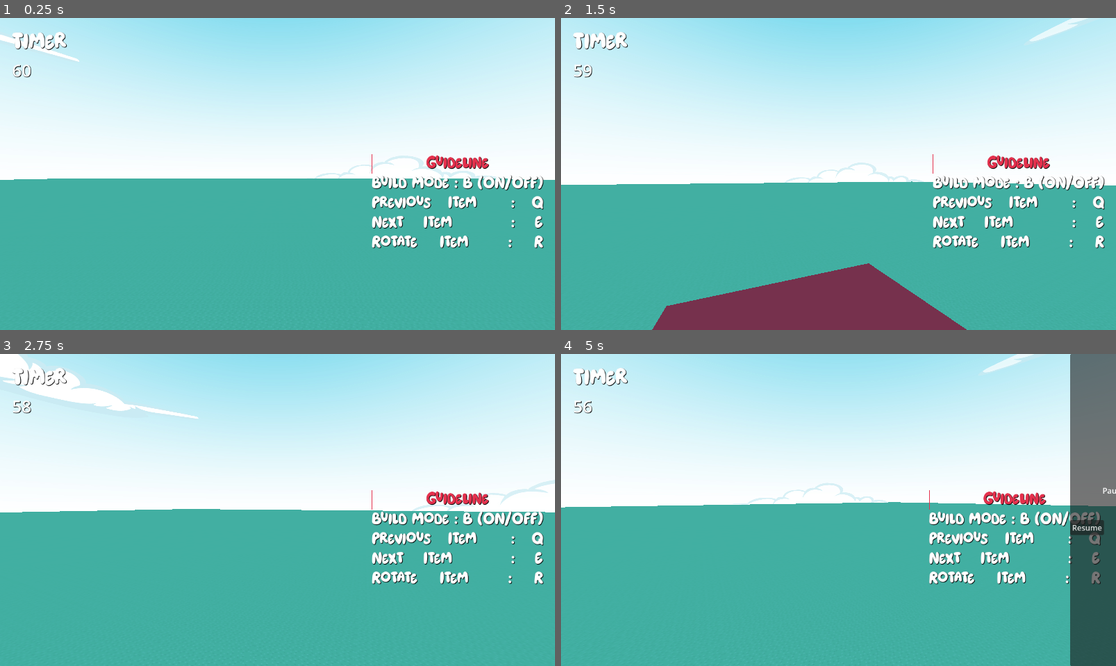
Above: before the commit, frames 1-4 (two rows, left to right).
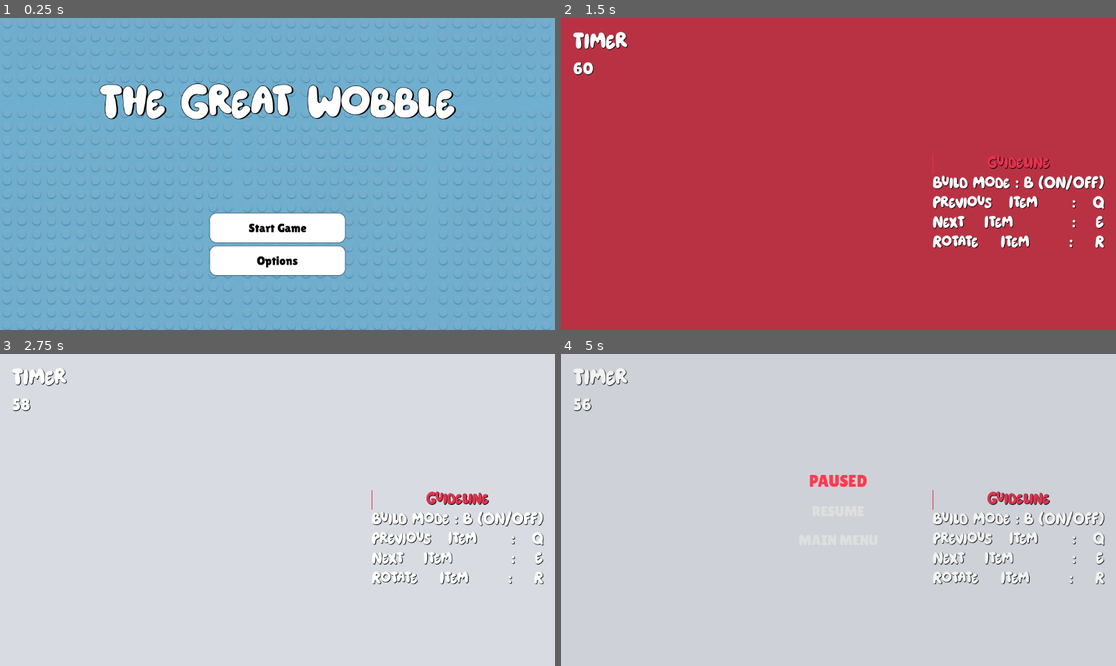
Above: after the commit, the same moments.

Repository: blissels/poly-quake-2
Game: Godot game, scene res://scenes/interface/main_menu.tscn
The game is run twice, just before and just after one commit, with the same random seed, the same clock (stepped at 60 frames per second) and the same inputs. Before the commit the project starts from res://scenes/world.tscn.
Inputs (mouse positions are in pixels of both pictures, inside the frame that each line leads up to):
- Up to frame 1 (0.25 s): no input
- Up to frame 2 (1.5 s): click (838, 227) at 0.5 s, where only the run after the commit has a clickable "Start Game"; move the mouse to (866, 174) at 1.27 s; hold W (forward) from 1.28 s (still down); tap B (build_mode) at 1.35 s
- Up to frame 3 (2.75 s): keep holding W (forward); tap Space (jump) at 1.52, 2.27 s; move the mouse to (249, 510) at 2.02 s; tap V (destroy_mode) at 2.1 s
- Up to frame 4 (5 s): keep holding W (forward); move the mouse to (849, 503) at 2.77 s; click (849, 503) at 2.85 s; tap Enter at 3.5 s; move the mouse to (832, 516) at 3.52 s; tap E (next_item) at 3.6 s; tap Space (jump) at 3.77, 4.52 s; move the mouse to (877, 513) at 4.27 s; tap Q (previous_item) at 4.35 s; tap Escape (ui_cancel) at 4.9 s

The runs differ from the first frame. In frame 1, 100% of the frame differs, in the area x 0-100%, y 0-100%; in frame 2, 98%; in frame 3, 87%; in frame 4, 99%.

Commit message:
pause menu, invisible wall
pause menu udah bisa, invisible wall dan fog udah include

Diff:
--- /dev/null
+++ b/assets/materials/transparent_material.tres
@@ -0,0 +1,5 @@
+[gd_resource type="StandardMaterial3D" format=3 uid="uid://dofy5xvwrc7kh"]
+
+[resource]
+transparency = 1
+albedo_color = Color(1, 1, 1, 0)
--- a/project.godot
+++ b/project.godot
@@ -11,7 +11,7 @@
 [application]
 
 config/name="PolyQuake 2"
-run/main_scene="uid://bpfqyhjyogrts"
+run/main_scene="uid://3mcjqf8a5fsl"
 config/features=PackedStringArray("4.6", "Mobile")
 
 [autoload]
@@ -94,7 +94,7 @@
 "events": [Object(InputEventKey,"resource_local_to_scene":false,"resource_name":"","device":-1,"window_id":0,"alt_press …(192 unchanged characters)…
 ]
 }
-main_menu={
+pause_game={
 "deadzone": 0.2,
 "events": [Object(InputEventKey,"resource_local_to_scene":false,"resource_name":"","device":-1,"window_id":0,"alt_press …(195 unchanged characters)…
 ]
--- a/scenes/interface/main_level.tscn
+++ b/scenes/interface/main_level.tscn
@@ -2,7 +2,7 @@
 
 [ext_resource type="Script" uid="uid://bogslaxn0f8ak" path="res://scripts/game_identity.gd" id="1_sgxla"]
 [ext_resource type="FontFile" uid="uid://4vik1q7ws6ls" path="res://assets/font/Heyam.ttf" id="2_ig700"]
-[ext_resource type="PackedScene" uid="uid://dky40vxtw6jfd" path="res://scenes/interface/pause_menu.tscn" id="3_ig700"]
+[ext_resource type="FontFile" uid="uid://diqwofc7mut43" path="res://assets/font/Lilita_One/LilitaOne-Regular.ttf" id="3_ig700"]
 
 [sub_resource type="StyleBoxLine" id="StyleBoxLine_ig700"]
 color = Color(0.8980392, 0.19215687, 0.3019608, 1)
@@ -56,6 +56,7 @@
 layout_mode = 2
 size_flags_vertical = 2
 theme_override_colors/font_shadow_color = Color(0, 0, 0, 1)
+theme_override_fonts/font = ExtResource("3_ig700")
 theme_override_font_sizes/font_size = 35
 vertical_alignment = 1
 
@@ -89,6 +90,3 @@
 Rotate Item	 : R
 "
 horizontal_alignment = 3
-
-[node name="PauseMenu" parent="HBoxContainer" unique_id=2128580778 groups=["pause_menu"] instance=ExtResource("3_ig700")]
-layout_mode = 2
--- a/scenes/interface/pause_menu.tscn
+++ b/scenes/interface/pause_menu.tscn
@@ -1,8 +1,17 @@
 [gd_scene format=3 uid="uid://dky40vxtw6jfd"]
 
 [ext_resource type="Script" uid="uid://dft1klkvjn3hx" path="res://scripts/pause_menu.gd" id="1_1rdxg"]
+[ext_resource type="FontFile" uid="uid://diqwofc7mut43" path="res://assets/font/Lilita_One/LilitaOne-Regular.ttf" id="2_pqqti"]
+
+[sub_resource type="StyleBoxFlat" id="StyleBoxFlat_mj702"]
+bg_color = Color(0.32941177, 0.32941177, 0.32941177, 0.078431375)
+
+[sub_resource type="StyleBoxEmpty" id="StyleBoxEmpty_6wt7b"]
+
+[sub_resource type="StyleBoxEmpty" id="StyleBoxEmpty_35s3h"]
 
 [node name="PauseMenu" type="Control" unique_id=2128580778]
+process_mode = 3
 layout_mode = 3
 anchors_preset = 15
 anchor_right = 1.0
@@ -18,27 +27,36 @@
 anchor_bottom = 1.0
 grow_horizontal = 2
 grow_vertical = 2
+theme_override_styles/panel = SubResource("StyleBoxFlat_mj702")
 
 [node name="VBoxContainer" type="VBoxContainer" parent="Control" unique_id=1481487329]
 layout_mode = 2
 size_flags_horizontal = 4
 size_flags_vertical = 4
-theme_override_constants/separation = 50
+theme_override_constants/separation = 25
 
 [node name="PauseMenu" type="Label" parent="Control/VBoxContainer" unique_id=103286350]
 layout_mode = 2
-text = "Paused"
+theme_override_colors/font_color = Color(0.9999786, 0.2237089, 0.3229505, 1)
+theme_override_fonts/font = ExtResource("2_pqqti")
+theme_override_font_sizes/font_size = 35
+text = "PAUSED"
 horizontal_alignment = 1
 vertical_alignment = 1
 
-[node name="HBoxContainer" type="HBoxContainer" parent="Control/VBoxContainer" unique_id=290527263]
+[node name="ResumeBtn" type="Button" parent="Control/VBoxContainer" unique_id=2138311208]
 layout_mode = 2
-theme_override_constants/separation = 25
+theme_override_fonts/font = ExtResource("2_pqqti")
+theme_override_font_sizes/font_size = 30
+theme_override_styles/normal = SubResource("StyleBoxEmpty_6wt7b")
+text = "RESUME"
 
-[node name="ResumeBtn" type="Button" parent="Control/VBoxContainer/HBoxContainer" unique_id=2138311208]
+[node name="MainMenuBtn" type="Button" parent="Control/VBoxContainer" unique_id=1363482852]
 layout_mode = 2
-text = "Resume"
+theme_override_fonts/font = ExtResource("2_pqqti")
+theme_override_font_sizes/font_size = 30
+theme_override_styles/normal = SubResource("StyleBoxEmpty_35s3h")
+text = "MAIN MENU"
 
-[node name="MainMenuBtn" type="Button" parent="Control/VBoxContainer/HBoxContainer" unique_id=1363482852]
-layout_mode = 2
-text = "Main Menu"
+[connection signal="pressed" from="Control/VBoxContainer/ResumeBtn" to="." method="_on_resume_btn_pressed"]
+[connection signal="pressed" from="Control/VBoxContainer/MainMenuBtn" to="." method="_on_main_menu_btn_pressed"]
--- a/scenes/world.tscn
+++ b/scenes/world.tscn
@@ -4,6 +4,7 @@
 [ext_resource type="Texture2D" uid="uid://da0h7curvje77" path="res://assets/background/sky.jpg" id="2_4wyf3"]
 [ext_resource type="PackedScene" uid="uid://dhoaosvsh21gy" path="res://scenes/player.tscn" id="3_4wyf3"]
 [ext_resource type="PackedScene" uid="uid://dy005eoy2m8d7" path="res://scenes/interface/main_level.tscn" id="4_k0juu"]
+[ext_resource type="PackedScene" uid="uid://dky40vxtw6jfd" path="res://scenes/interface/pause_menu.tscn" id="5_71j4m"]
 
 [sub_resource type="PanoramaSkyMaterial" id="PanoramaSkyMaterial_k0juu"]
 panorama = ExtResource("2_4wyf3")
@@ -14,6 +15,11 @@
 [sub_resource type="Environment" id="Environment_qfnet"]
 background_mode = 2
 sky = SubResource("Sky_71j4m")
+fog_enabled = true
+fog_light_color = Color(0.8462399, 0.86200094, 0.8865301, 1)
+fog_density = 0.0001
+volumetric_fog_density = 0.948
+volumetric_fog_albedo = Color(0.3403393, 0.34033933, 0.3403393, 1)
 
 [sub_resource type="PlaneMesh" id="PlaneMesh_4wyf3"]
 size = Vector2(150, 150)
@@ -43,3 +49,29 @@
 shape = SubResource("ConvexPolygonShape3D_4wyf3")
 
 [node name="MainLevel" parent="map" unique_id=29119180 instance=ExtResource("4_k0juu")]
+
+[node name="PauseMenu" parent="map" unique_id=2128580778 instance=ExtResource("5_71j4m")]
+
+[node name="Wall_Utara" type="CSGBox3D" parent="map" unique_id=196260625]
+transform = Transform3D(1, 0, 0, 0, 1, 0, 0, 0, 1, 0, 0, -50)
+visible = false
+use_collision = true
+size = Vector3(100, 100, 1)
+
+[node name="Wall_Selatan" type="CSGBox3D" parent="map" unique_id=550782152]
+transform = Transform3D(1, 0, 0, 0, 1, 0, 0, 0, 1, 0, 0, 50)
+visible = false
+use_collision = true
+size = Vector3(100, 100, 1)
+
+[node name="Wall_Timur" type="CSGBox3D" parent="map" unique_id=1563664988]
+transform = Transform3D(-4.371139e-08, 0, 1, 0, 1, 0, -1, 0, -4.371139e-08, 50, 0, 0)
+visible = false
+use_collision = true
+size = Vector3(100, 100, 1)
+
+[node name="Wall_Barat" type="CSGBox3D" parent="map" unique_id=894868288]
+transform = Transform3D(-4.371139e-08, 0, 1, 0, 1, 0, -1, 0, -4.371139e-08, -50, 0, 0)
+visible = false
+use_collision = true
+size = Vector3(100, 100, 1)
--- a/scripts/pause_menu.gd
+++ b/scripts/pause_menu.gd
@@ -3,6 +3,13 @@
 func _ready() -> void:
 	# Sembunyikan saat pertama load
 	visible = false
+
+func _input(event: InputEvent) -> void:
+	if event.is_action_pressed("pause_game"):
+		if visible:
+			hide_pause()
+		else:
+			show_pause()
 
 func show_pause() -> void:
 	visible = true
Binary file removed: assets/materials/GLB format/Textures/colormap.png
Not shown, removed: assets/materials/GLB format/Textures/colormap.png.import
Binary file removed: assets/materials/GLB format/altar-stone.glb
Not shown, removed: assets/materials/GLB format/altar-stone.glb.import
Binary file removed: assets/materials/GLB format/altar-wood.glb
Not shown, removed: assets/materials/GLB format/altar-wood.glb.import
Binary file removed: assets/materials/GLB format/bench-damaged.glb
Not shown, removed: assets/materials/GLB format/bench-damaged.glb.import
Binary file removed: assets/materials/GLB format/bench.glb
Not shown, removed: assets/materials/GLB format/bench.glb.import
Binary file removed: assets/materials/GLB format/border-pillar.glb
Not shown, removed: assets/materials/GLB format/border-pillar.glb.import
(and 172 more such lines)
